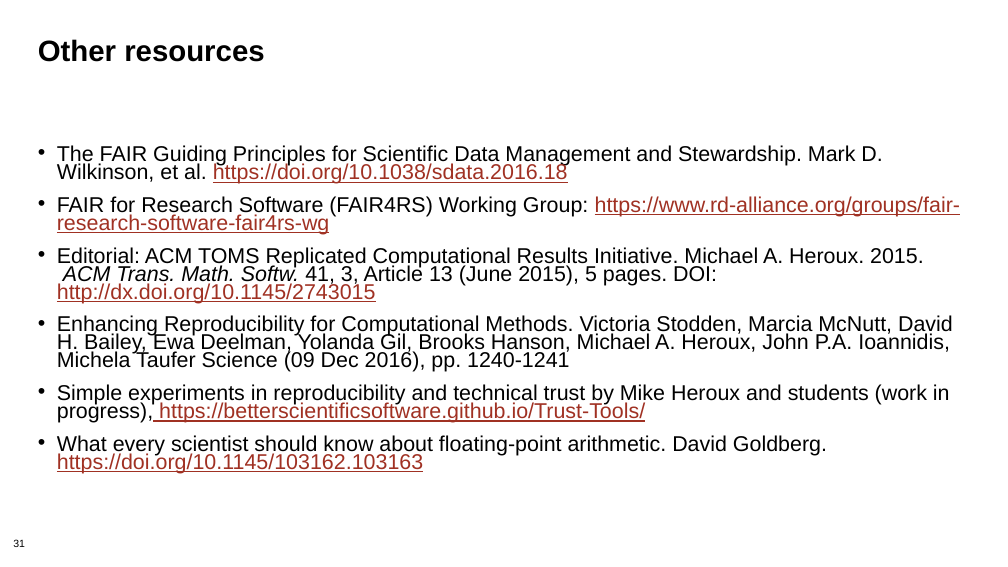
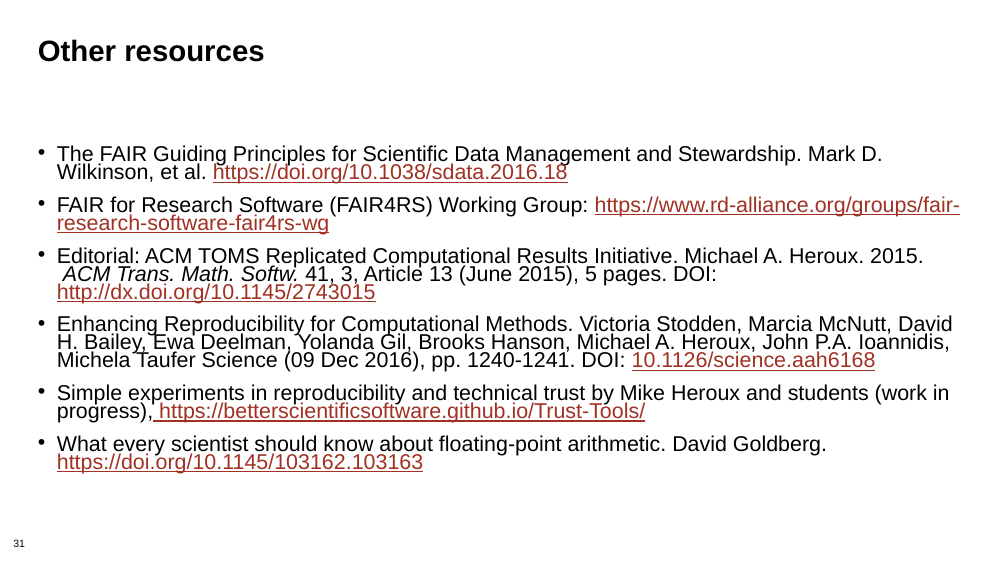
Before and after one commit to bssw-tutorial/presentations, a slide deck: slide 31 of reproducibility.pptx. Drawn at 1008x567 pixels with LibreOffice and Linux fonts; fonts in the diff are those of the drawing; background and template pictures are left out. Boxes give left, top, right and bottom in pixels: in the first picture for what was removed or moved away, otherwise in the second. Text is boxed around its words. In the diff, an @@ line names an element or a change of style, - is before the commit and + after.

Commit message:
Add links
Added link to FAIR Guidelines on slide 13
Added DOI link for Science paper on slide 31
Addresses #105

```diff
--- a/reproducibility.pptx
+++ b/reproducibility.pptx
@@ text at box(57, 315, 953, 372): text changed @@
-• Enhancing Reproducibility for Computational Methods. Victoria Stodden, Marcia McNutt, David H. Bailey, Ewa Deelman, Yolanda Gil, Brooks Hanson, Michael A. Heroux, John P.A. Ioannidis, Michela Taufer Science (09 Dec 2016), pp. 1240-1241
+• Enhancing Reproducibility for Computational Methods. Victoria Stodden, Marcia McNutt, David H. Bailey, Ewa Deelman, Yolanda Gil, Brooks Hanson, Michael A. Heroux, John P.A. Ioannidis, Michela Taufer Science (09 Dec 2016), pp. 1240-1241. DOI: 10.1126/science.aah6168
```
Also in this commit, not shown: 1 other slide changed.
